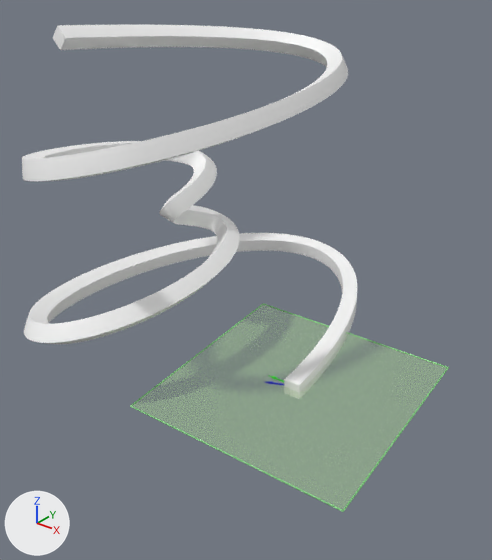
One commit to the Blender file Blender/pla-osculador2.blend: the scene before it, then after it.
Before and after are seen from a 50 mm camera at (14.35, -14.27, 7.26) aimed at (2.4, 0.67, -1.99). Lighting does not change. The marker at lower left points along +X, +Y and +Z.

The older version as bpy lines, for what is in view:
```python
me_placeholder_mesh_005 = bpy.data.meshes.new('placeholder_mesh.005')
me_placeholder_mesh_005.from_pydata(...)  # 513 vertices, 0 faces, 512 loose edges; spans x -4.71..4.71, y -4.81..7.92, z -4.71..4.71
me_placeholder_mesh_005.materials.append(mat_white)  # white #ffffff
me_planesurfacemesh_004 = bpy.data.meshes.new('PlaneSurfaceMesh.004')
me_planesurfacemesh_004.from_pydata(...)  # 266 vertices, 140 faces; spans x -3.52..3.53, y -3.52..3.53, z -0.03..0.03
# faces by material slot: [4, 136]
me_planesurfacemesh_004.materials.append(mat_springgreenlight)  # green #cbffaa
me_planesurfacemesh_004.materials.append(mat_greendarkdull)  # green #7ccb7c
ob_curve = bpy.data.objects.new('Curve', me_placeholder_mesh_005)
ob_curve.location = (0.0, 0.0, 0.0)
_m = ob_curve.modifiers.new('skin', 'SKIN')
_m = ob_curve.modifiers.new('SubSurf', 'SUBSURF')
_m.subdivision_type = 'SIMPLE'
_m.levels = 4
_m = ob_curve.modifiers.new('Solidify', 'SOLIDIFY')
_m.thickness = 0.02
_m.offset = 1.0
ob_plane = bpy.data.objects.new('Plane', me_planesurfacemesh_004)
ob_plane.location = (4.7, 0.17, -4.7)
ob_plane.rotation_euler = (0.0207, -0.0531, 1.633)  # degrees (1.2, -3, 94)
_m = ob_plane.modifiers.new('SubSurf', 'SUBSURF')
_m.subdivision_type = 'SIMPLE'
_m.levels = 4
```
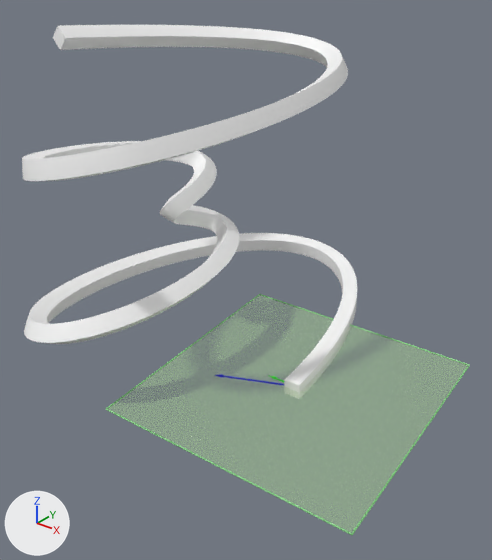
What differs and where, as boxes [x1, y1, x2, y2] in the pictures (492 x 560 px; the box of a moved part takes in the faces that stretch with it):
'Plane', reshaped (14% wider, 15% taller)
    before: [130, 303, 449, 512]
    after: [106, 294, 470, 535]
part 1 of me_planesurfacemesh_004, moved or reshaped
    before: [133, 304, 447, 510]
    after: [108, 295, 468, 533]
part 2 of me_planesurfacemesh_004, added
    after: [107, 294, 260, 409]
part 3 of me_planesurfacemesh_004, added (green)
    after: [106, 408, 352, 535]
part 4 of me_planesurfacemesh_004, added (green)
    after: [352, 365, 470, 535]
part 5 of me_planesurfacemesh_004, added
    after: [260, 294, 470, 365]
part 6 of me_planesurfacemesh_004, deleted
    before: [263, 303, 447, 368]
part 7 of me_planesurfacemesh_004, deleted
    before: [130, 304, 263, 406]
part 8 of me_planesurfacemesh_004, deleted (green)
    before: [130, 406, 343, 512]
part 9 of me_planesurfacemesh_004, deleted
    before: [343, 367, 449, 512]

The edits, one by one:
me_planesurfacemesh_004 has 266 vertices, 140 faces and spans x -3.52..3.53, y -3.52..3.53, z -0.03..0.03.
me_planesurfacemesh_004 is used by ob_plane; location (4.7, 0.17, -4.7); rotation (0.0207, -0.0531, 1.633), in degrees (1.2, -3, 94).
me_planesurfacemesh_004 part 1: the loose piece of 10 vertices spanning x -3.5..3.5, y -3.5..3.5, z 0.0 is scaled about its middle by (1.14, 1.14, 1).
me_planesurfacemesh_004 part 2: a new loose piece, a 32-sided cylinder along x spanning x -4.0..4.0, y 3.975..4.025, z -0.025..0.025, in mat_greendarkdull (green #7ccb7c).
me_planesurfacemesh_004 part 3: a new loose piece, a 32-sided cylinder along y spanning x -4.025..-3.975, y -4.0..4.0, z -0.025..0.025, in mat_greendarkdull (green #7ccb7c).
me_planesurfacemesh_004 part 4: a new loose piece, a 32-sided cylinder along x spanning x -4.0..4.0, y -4.025..-3.975, z -0.025..0.025, in mat_greendarkdull (green #7ccb7c).
me_planesurfacemesh_004 part 5: a new loose piece, a 32-sided cylinder along y spanning x 3.975..4.025, y -4.0..4.0, z -0.025..0.025, in mat_greendarkdull (green #7ccb7c).
me_planesurfacemesh_004 part 6: the loose piece of 64 vertices spanning x 3.47..3.53, y -3.5..3.5, z -0.03..0.03 is deleted.
me_planesurfacemesh_004 part 7: the loose piece of 64 vertices spanning x -3.5..3.5, y 3.47..3.53, z -0.03..0.03 is deleted.
me_planesurfacemesh_004 part 8: the loose piece of 64 vertices spanning x -3.52..-3.47, y -3.5..3.5, z -0.03..0.02 is deleted.
me_planesurfacemesh_004 part 9: the loose piece of 64 vertices spanning x -3.5..3.5, y -3.52..-3.47, z -0.02..0.02 is deleted.
